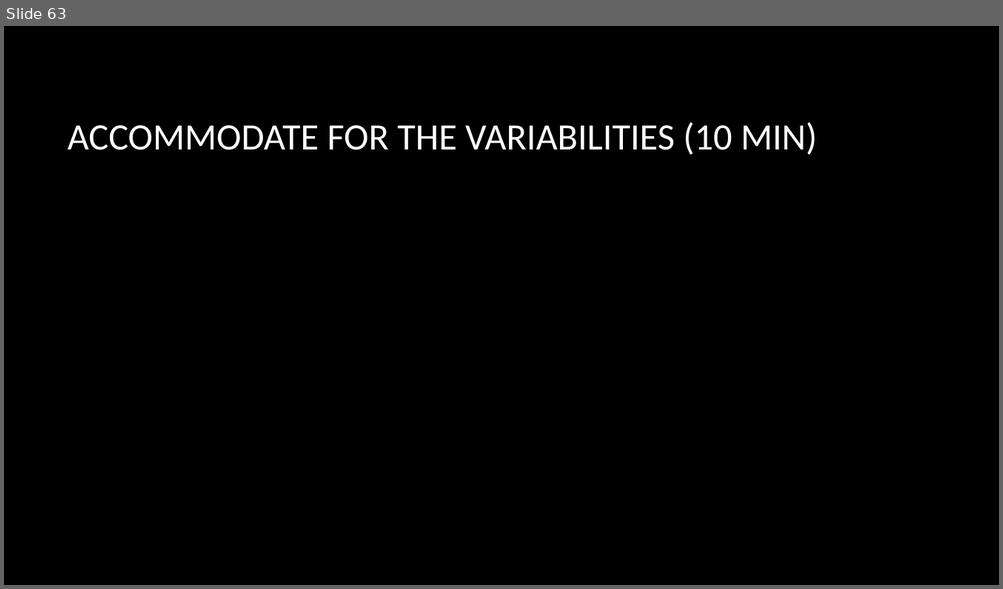
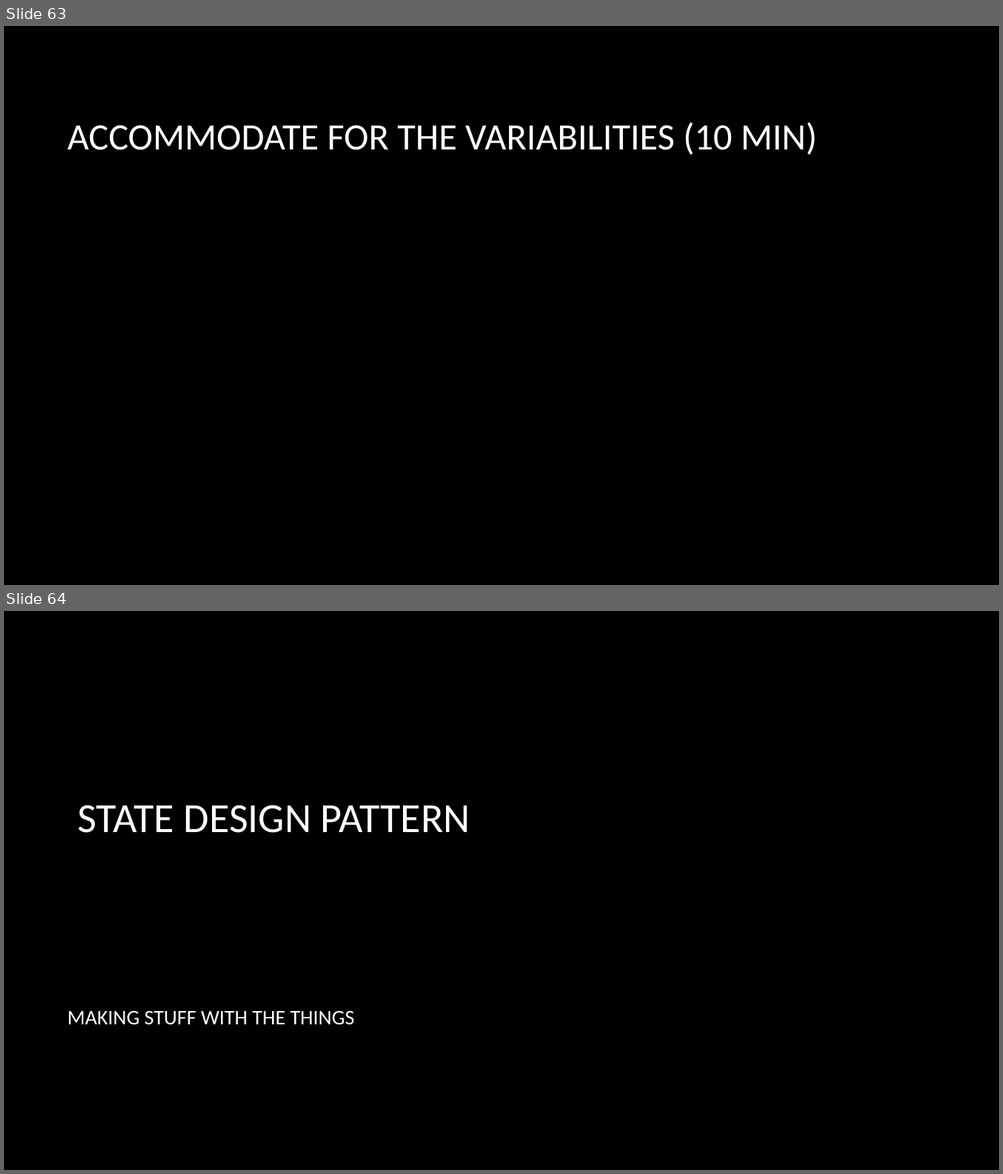
Before and after one commit to dundane/CSC360Demos, a slide deck: CSC360Demo/Design Patterns Slide Show.pptx. Shown one above the other, each under a label of ours: slide 63 before the commit, slides 63 and 64 after it. The pictures are 1003x589 and 1003x1174 pixels, drawn with LibreOffice and Linux fonts; fonts in the diff are those of the drawing; background and template pictures are left out. Boxes give left, top, right and bottom in pixels: in the first picture for what was removed or moved away, otherwise in the second. Text is boxed around its words. In the diff, an @@ line names an element or a change of style, - is before the commit and + after.

Commit message:
State Pattern Demo

```diff
--- a/CSC360Demo/Design Patterns Slide Show.pptx
+++ b/CSC360Demo/Design Patterns Slide Show.pptx
@@ slide 64 added at (x1=4, y1=611, x2=999, y2=1170), background picture (left out) @@
@@ title added at (x1=77, y1=805, x2=470, y2=833), 40 pt, text #FFFFFF @@
+STATE DESIGN PATTERN
@@ text added at (x1=68, y1=1011, x2=355, y2=1025), 20 pt, text #FFFFFF @@
+MAKING STUFF WITH THE THINGS
```
Also in this commit, not shown: 14 other slides added, 2 slides removed, 10 other files.
